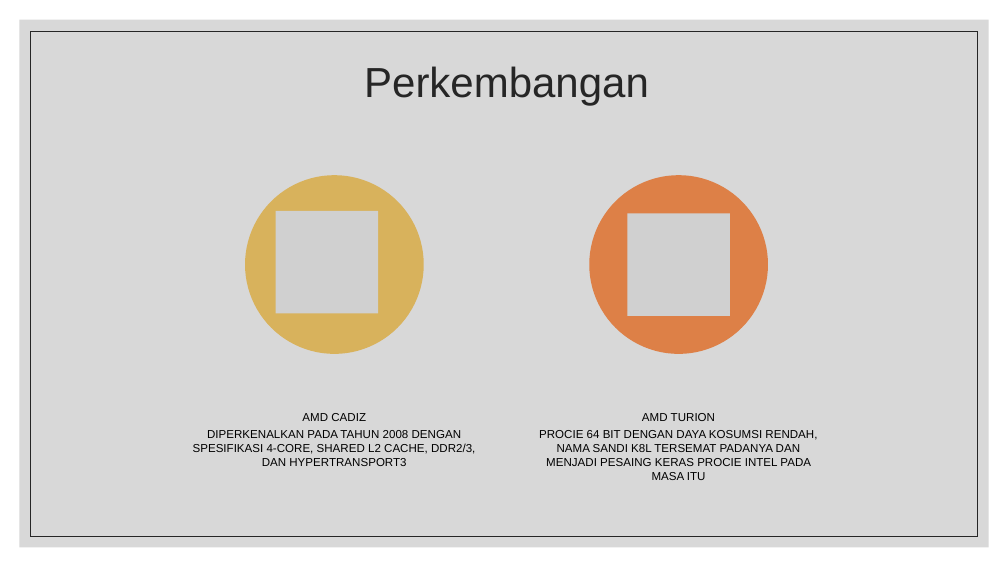
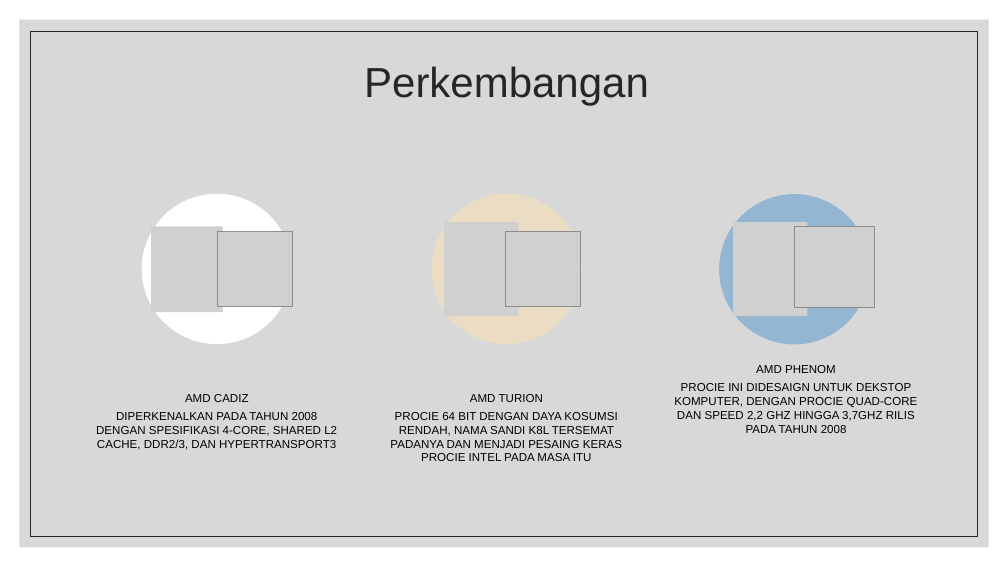
Before and after one commit to Gilgamesh-za/Kuliah, a slide deck: slide 6 of arsikom/Sejarah dan Perkembangan AMD.pptx. Drawn at 1008x567 pixels with LibreOffice and Linux fonts; fonts in the diff are those of the drawing; grey boxes stand for pictures. Boxes give left, top, right and bottom in pixels: in the first picture for what was removed or moved away, otherwise in the second. Text is boxed around its words. In the diff, an @@ line names an element or a change of style, - is before the commit and + after.

```diff
--- a/arsikom/Sejarah dan Perkembangan AMD.pptx
+++ b/arsikom/Sejarah dan Perkembangan AMD.pptx
@@ ellipse: place and size @@
-ellipse at (245, 175, 423, 354)
+ellipse at (141, 194, 292, 344)
@@ ellipse at (141, 194, 292, 344): fill #D8B25C to #FFFFFF @@
@@ ellipse: place and size @@
-ellipse at (589, 175, 768, 354)
+ellipse at (719, 194, 870, 345)
@@ ellipse at (719, 194, 870, 345): fill #DD8047 to #94B6D2 @@
@@ picture added at (217, 231, 292, 306) @@
@@ picture removed at (276, 211, 379, 314) @@
@@ picture added at (506, 231, 581, 306) @@
@@ picture removed at (628, 213, 730, 316) @@
@@ picture added at (734, 222, 808, 316) @@
@@ picture added at (795, 227, 875, 307) @@
@@ group added at (151, 194, 918, 433): 2 pictures, 1 ellipse, 1 round diag rect, 1 rectangle, 1 text @@
+AMD PHENOM
+PROCIE INI DIDESAIGN UNTUK DEKSTOP KOMPUTER, DENGAN PROCIE QUAD-CORE DAN SPEED 2,2 GHZ HINGGA 3,7GHZ RILIS PADA TAHUN 2008
@@ text "AMD CADIZ" rewrapped from (193, 413, 475, 466) to (96, 394, 337, 450) @@
@@ text "AMD TURION" rewrapped from (539, 413, 817, 480) to (390, 394, 622, 461) @@
```
Also in this commit, not shown: 1 other slide changed, 1 slide added, 1 other file.
